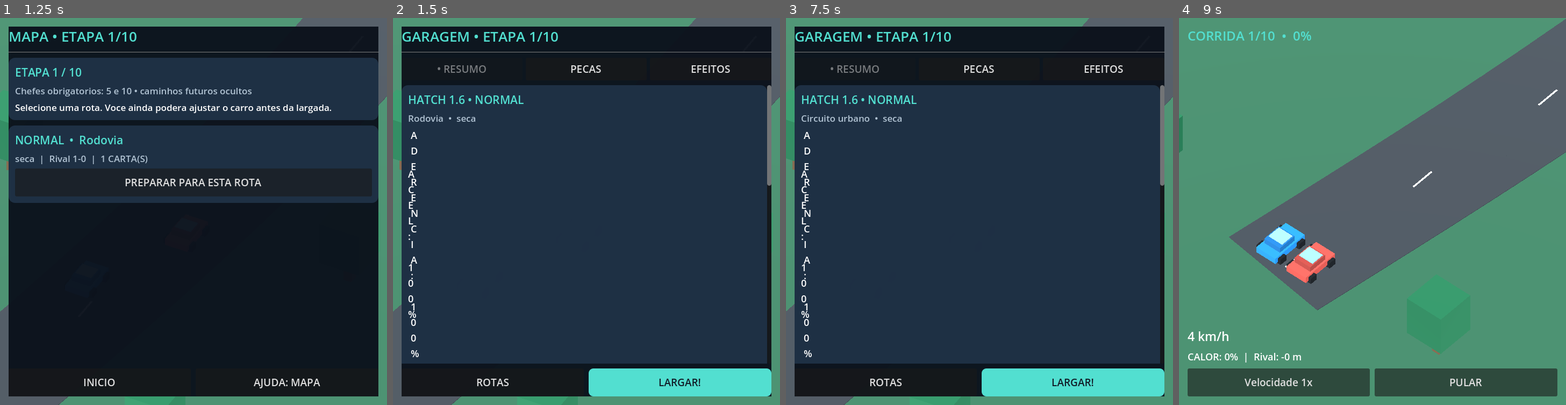
Above: before the commit, frames 1-4 (left to right).
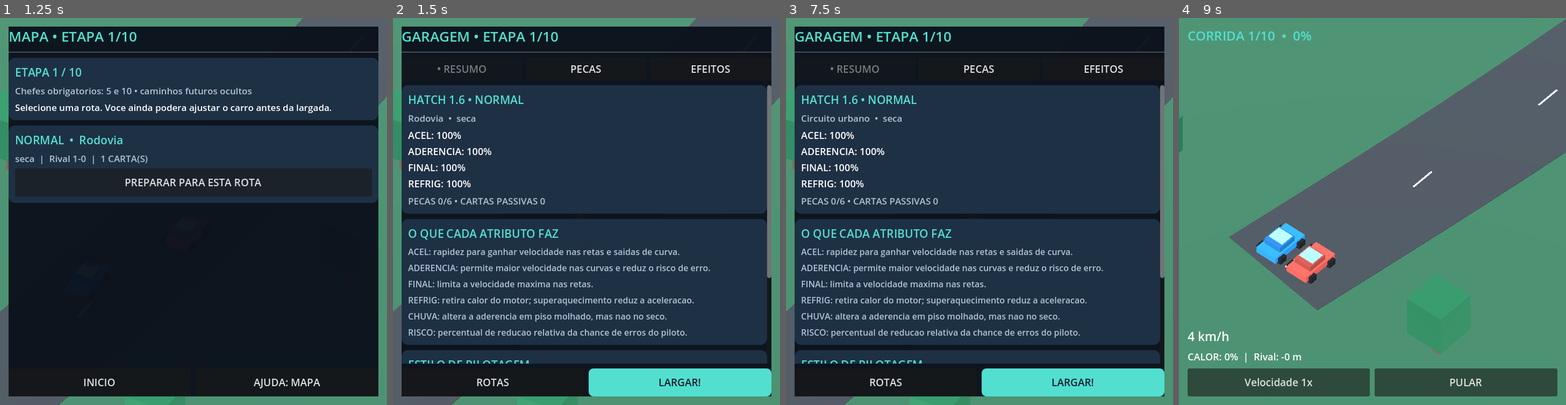
Above: after the commit, the same moments.

Repository: Azidales/Ultima-Marcha
Game: Godot game, scene res://scenes/main.tscn
Same seed, same stepped clock (60 frames per second), same inputs: the game is played once before the commit and once after it.
Inputs (mouse positions are in pixels of both pictures, inside the frame that each line leads up to):
- Up to frame 1 (1.25 s): click "JOGAR" at 0.5 s
- Up to frame 2 (1.5 s): click "PREPARAR PARA ESTA ROTA" at 1.25 s
- Up to frame 3 (7.5 s): click "PECAS" at 2 s; click "RESUMO" at 2.75 s; click "EFEITOS" at 3.5 s; click "ROTAS" at 4.25 s; click "INICIO" at 5 s; click "JOGAR" at 5.75 s; click "AJUDA: MAPA" at 6.5 s; click "PREPARAR PARA ESTA ROTA" at 7.25 s
- Up to frame 4 (9 s): click (1252, 404) at 8 s, where only the run after the commit has a clickable "CONS"; click "LARGAR!" at 8.75 s

Frame 1 is identical in both runs. In frame 2, 7.4% of the frame differs, in the area x 2-98%, y 29-90%; in frame 3, 7.4%; in frame 4, nothing differs.

Commit message:
fix(android): prevent garage stats from wrapping vertically in portrait

Diff:
--- a/scripts/main.gd
+++ b/scripts/main.gd
@@ -530,11 +530,22 @@
 func _ui_garage_summary(body: VBoxContainer) -> void:
 	var overview := _section(body, "HATCH 1.6 • %s" % str(selected_route.get("kind", "normal")).to_upper(), "%s  •  %s" % [str(selected_route.get("track", "")), str(selected_route.get("weather", ""))])
 	var s: Dictionary = _stats()
-	var stats_grid := GridContainer.new()
-	stats_grid.columns = 2
-	overview.add_child(stats_grid)
+	# A full-width vertical list prevents GridContainer's squeezed columns
+	# from wrapping stat labels one letter per line on Android portrait screens.
+	var stats_list := VBoxContainer.new()
+	stats_list.name = "CarStats"
+	stats_list.size_flags_horizontal = Control.SIZE_EXPAND_FILL
+	stats_list.add_theme_constant_override("separation", 4)
+	overview.add_child(stats_list)
 	for pair in [["ACEL", "accel"], ["ADERENCIA", "grip"], ["FINAL", "top"], ["REFRIG", "cool"]]:
-		stats_grid.add_child(_label("%s: %d%%" % [pair[0], roundi(float(s[pair[1]]) * 100.0)], 18))
+		var stat_name: String = str(pair[0])
+		var key: String = str(pair[1])
+		var stat_label := _label("%s: %d%%" % [stat_name, roundi(float(s[key]) * 100.0)], 18)
+		stat_label.name = "Stat_" + key
+		stat_label.autowrap_mode = TextServer.AUTOWRAP_OFF
+		stat_label.size_flags_horizontal = Control.SIZE_EXPAND_FILL
+		stat_label.custom_minimum_size = Vector2(150, 26)
+		stats_list.add_child(stat_label)
 	overview.add_child(_label("PECAS %d/%d • CARTAS PASSIVAS %d" % [equipped.size(), Cards.SLOTS.size(), passives.size()], 17, COLORS["dim"]))
 	var explain := _section(body, "O QUE CADA ATRIBUTO FAZ")
 	explain.add_child(_label("ACEL: rapidez para ganhar velocidade nas retas e saidas de curva.", 16, COLORS["dim"]))
--- /dev/null
+++ b/tests/garage_stats_layout_test.gd
@@ -0,0 +1,49 @@
+extends SceneTree
+
+func _initialize() -> void:
+	call_deferred("_run")
+
+func _find_by_name(node: Node, wanted: String) -> Node:
+	if node.name == wanted:
+		return node
+	for child in node.get_children():
+		var found: Node = _find_by_name(child, wanted)
+		if found != null:
+			return found
+	return null
+
+func _check(game, orientation: String) -> bool:
+	var stats: Node = _find_by_name(game.layer, "CarStats")
+	if stats == null or not stats is VBoxContainer or stats.get_child_count() != 4:
+		printerr("FAIL: car stats list missing in " + orientation)
+		return false
+	var keys := ["accel", "grip", "top", "cool"]
+	for key in keys:
+		var label: Label = stats.get_node_or_null("Stat_" + key) as Label
+		if label == null:
+			printerr("FAIL: missing horizontal stat label " + key)
+			return false
+		if label.autowrap_mode != TextServer.AUTOWRAP_OFF or label.custom_minimum_size.x < 140.0:
+			printerr("FAIL: stat could wrap vertically on " + orientation + ": " + key)
+			return false
+		if not label.text.ends_with("%") or label.text.contains("\n"):
+			printerr("FAIL: malformed value " + label.text)
+			return false
+	return true
+
+func _run() -> void:
+	var game = load("res://scenes/main.tscn").instantiate()
+	root.add_child(game)
+	game.pilot.save_path = "user://stats_layout_ci.json"
+	game._new_run()
+	game._pick_route(str(game.campaign.available()[0]["id"]))
+	# The same layout must remain valid in both orientations.
+	for shape in [{"size":Vector2i(540, 960), "name":"portrait"},{"size":Vector2i(960, 540), "name":"landscape"}]:
+		root.size = shape["size"]
+		game._draw_ui()
+		if not _check(game, str(shape["name"])):
+			quit(1)
+			return
+	DirAccess.remove_absolute(ProjectSettings.globalize_path(game.pilot.save_path))
+	print("PASS: full-width, no-wrap car stat rows in portrait and landscape")
+	quit(0)
Not shown, changed: export_presets.cfg
Not shown, changed: .github/workflows/android.yml
